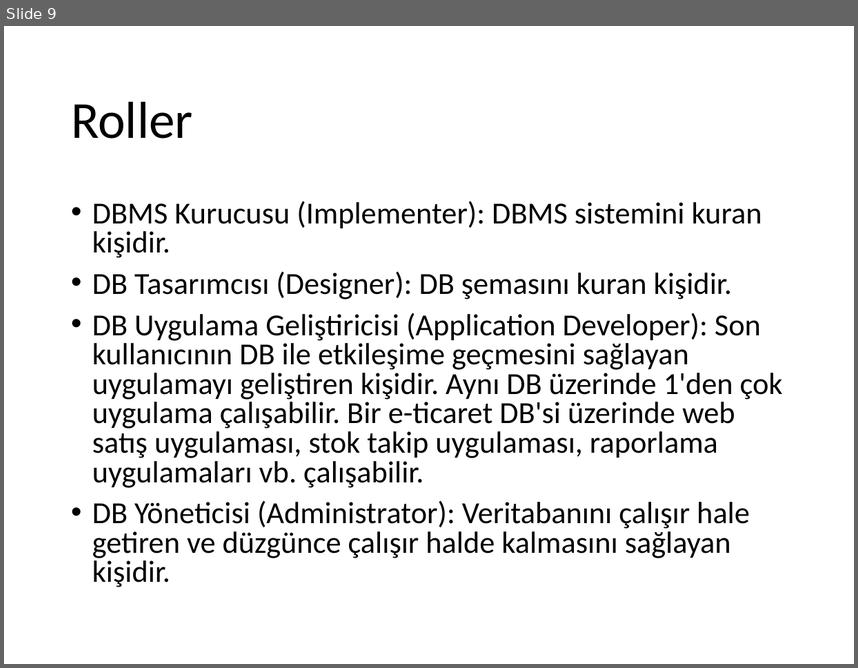
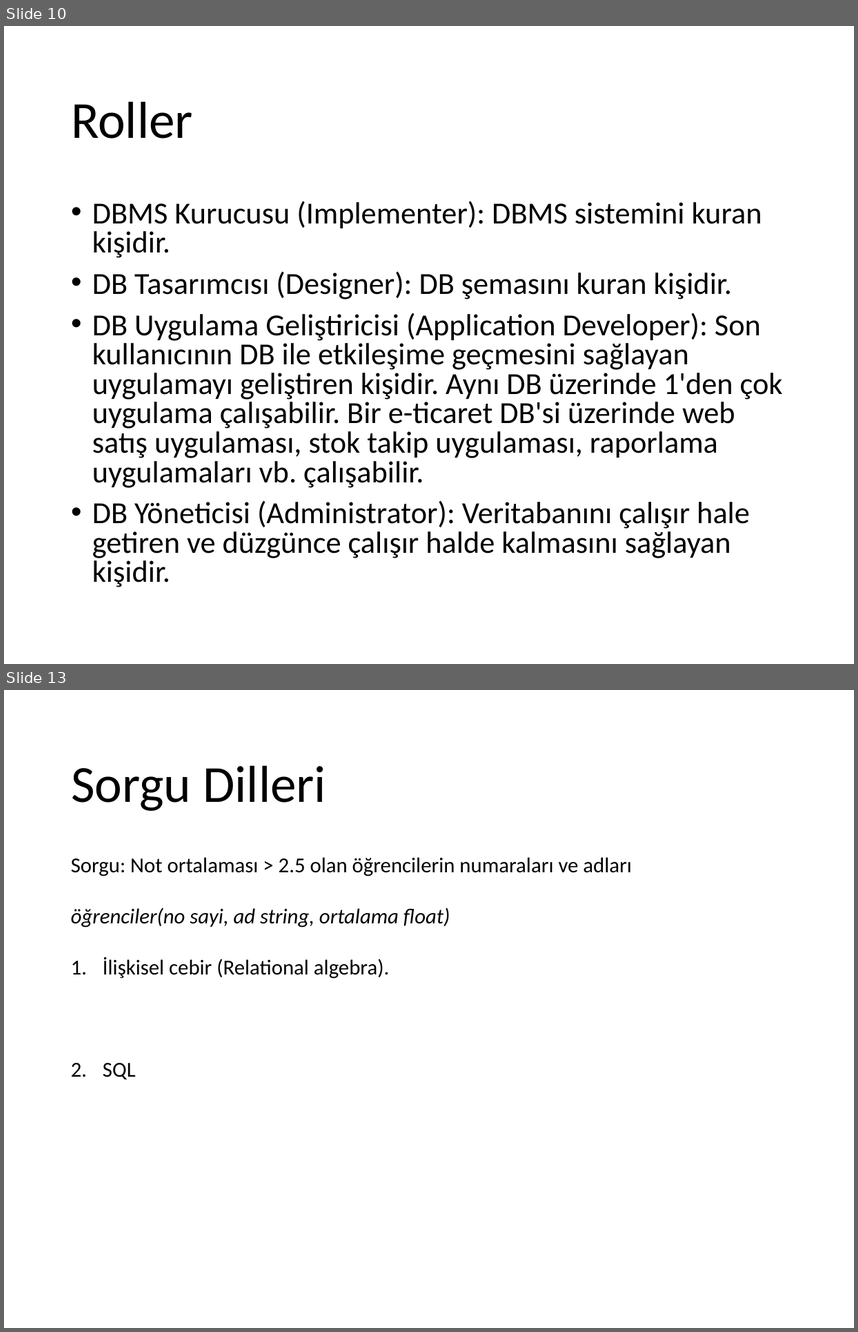
Before and after one commit to ihpar/dbms, a slide deck: Slides/Ders 0.pptx. Shown one above the other, each under a label of ours: slide 9 before the commit, slides 10 and 13 after it; the slides between them are not shown. The pictures are 858x668 and 858x1332 pixels, drawn with LibreOffice and Linux fonts; fonts in the diff are those of the drawing. Boxes give left, top, right and bottom in pixels: in the first picture for what was removed or moved away, otherwise in the second. Text is boxed around its words. In the diff, an @@ line names an element or a change of style, - is before the commit and + after.

```diff
--- a/Slides/Ders 0.pptx
+++ b/Slides/Ders 0.pptx
@@ slide 13 added at (4,690,854,1328), background #FFFFFF @@
@@ title added at (71,765,326,811), 44 pt, text #000000 @@
+Sorgu Dilleri
@@ text added at (71,857,631,1079), 18 pt, text #000000 @@
+Sorgu: Not ortalaması > 2.5 olan öğrencilerin numaraları ve adları
+öğrenciler(no sayi, ad string, ortalama float)
+1. İlişkisel cebir (Relational algebra).
+2. SQL
@@ what was slide 9 is now slide 10 @@
```
Also in this commit, not shown: 1 slide changed, 4 other slides added.
